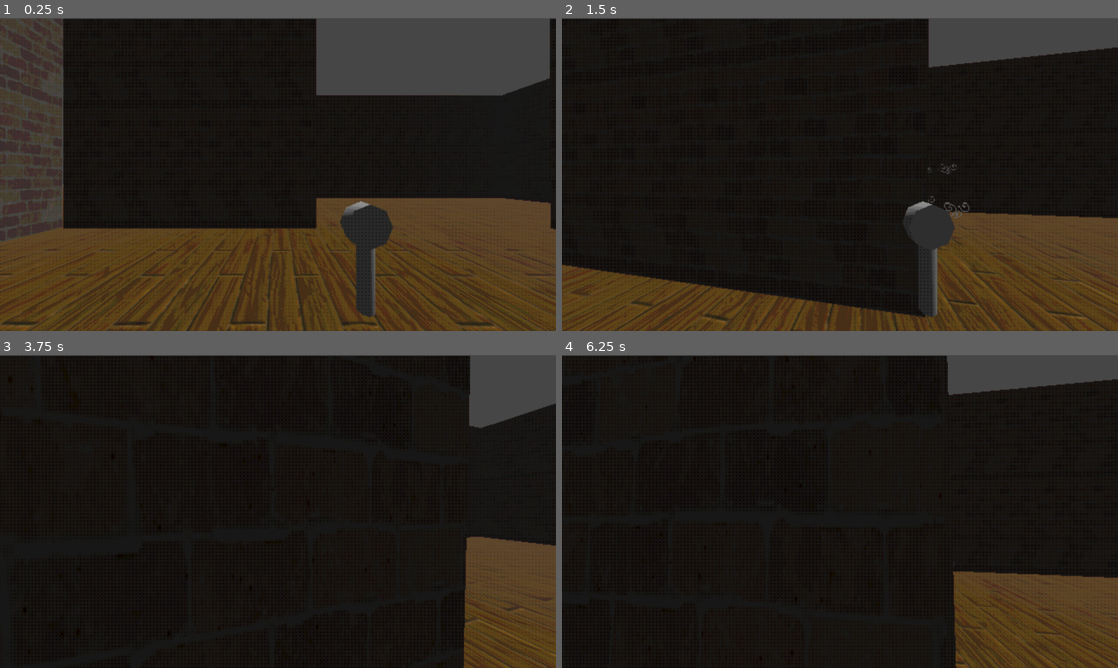
Above: before the commit, frames 1-4 (two rows, left to right).
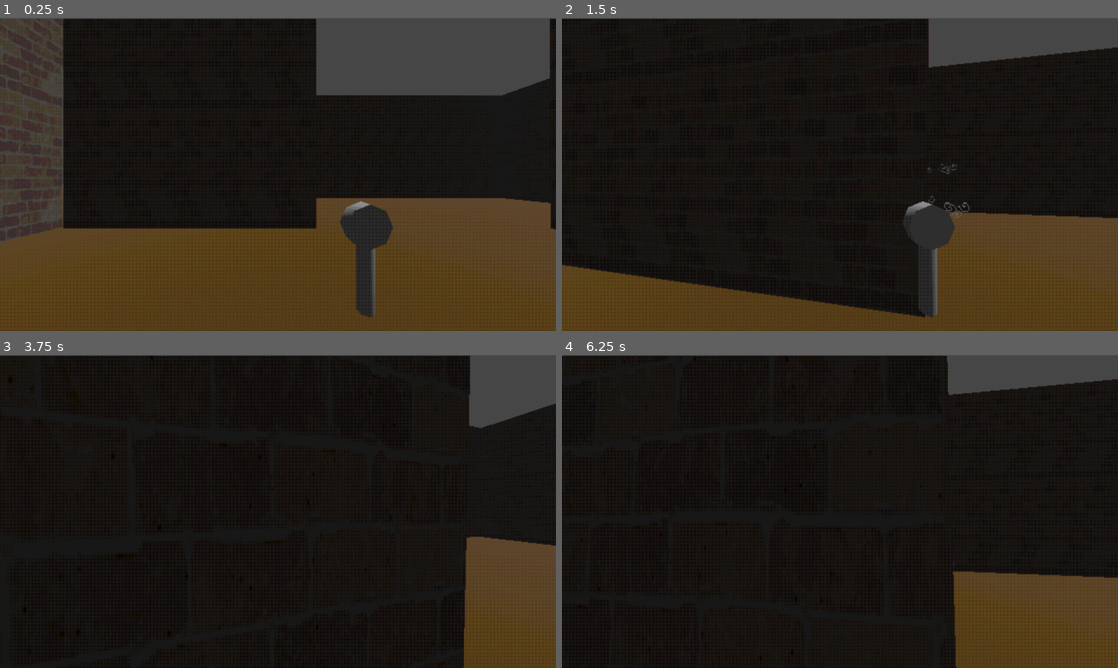
Above: after the commit, the same moments.

Repository: electrp/ggj25
Game: Godot game, scene res://levels/lvl_Room1.tscn
Same seed, same stepped clock (60 frames per second), same inputs: the game is played once before the commit and once after it. This scene is started directly instead of the project's main scene.
Inputs (mouse positions are in pixels of both pictures, inside the frame that each line leads up to):
- Up to frame 1 (0.25 s): no input
- Up to frame 2 (1.5 s): move the mouse to (867, 174) at 0.52 s; press the mouse at (867, 174) at 0.53 s; hold Up (ui_up) from 0.53 s (still down); tap Space (ui_accept) at 0.77 s; tap E (Interact, bound only before the commit) at 0.8, 1.35 s; move the mouse to (812, 174) at 1.27 s; release the mouse at (812, 174) at 1.28 s
- Up to frame 3 (3.75 s): keep holding Up (ui_up); tap Space (ui_accept) at 1.52, 3.02 s; click (250, 511) at 1.55 s; move the mouse to (289, 505) at 2.02 s; press the mouse at (289, 505) at 2.03 s; tap E (Interact, bound only before the commit) at 2.3, 2.85 s; tap Enter at 2.75 s; move the mouse to (272, 517) at 2.77 s; release the mouse at (272, 517) at 2.78 s; click (272, 517) at 3.05 s; move the mouse to (316, 514) at 3.52 s; press the mouse at (316, 514) at 3.53 s
- Up to frame 4 (6.25 s): tap Space (ui_accept) at 3.77, 4.25, 4.52, 5.75, 6.02 s; tap E (Interact, bound only before the commit) at 3.8, 4.35, 5.3, 5.85 s; move the mouse to (795, 508) at 4.27 s; release the mouse at (795, 508) at 4.28 s; click (795, 508) at 4.55 s; move the mouse to (845, 511) at 5.02 s; press the mouse at (845, 511) at 5.03 s; move the mouse to (817, 505) at 5.77 s; release Up (ui_up) at 5.78 s; release the mouse at (817, 505) at 5.78 s; hold Right (ui_right) from 5.78 s (still down); click (817, 505) at 6.05 s

The runs differ from the first frame. In frame 1, 0.7% of the frame differs, in the area x 0-99%, y 74-100%; in frame 2, 0.4%; in frame 3, less than 0.1%; in frame 4, less than 0.1%.

Commit message:
BALL

Diff:
--- a/ggj25/assets/materials/mat_Floor.tres
+++ b/ggj25/assets/materials/mat_Floor.tres
@@ -6,3 +6,4 @@
 albedo_texture = ExtResource("1_jrp6g")
 uv1_scale = Vector3(15, 15, 15)
 uv1_triplanar = true
+uv1_world_triplanar = true
--- a/ggj25/prefabs/pf_Bubble.tscn
+++ b/ggj25/prefabs/pf_Bubble.tscn
@@ -26,9 +26,12 @@
 		pass # Replace with function body.
 
 func _physics_process(delta: float) -> void:
-	var collision = move_and_collide(linear_velocity * delta)
-	if bubble_entered and collision:
-		linear_velocity = linear_velocity.bounce(collision.get_normal())
+	var collision = move_and_collide(linear_velocity * delta,false, 0.001, false, 4)
+	if collision:
+		if !(collision.get_collider() as Node3D).is_in_group(\"poppable\") :
+			linear_velocity = linear_velocity.bounce(collision.get_normal())
+		else:
+			self.queue_free()
 
 "
 
--- a/ggj25/project.godot
+++ b/ggj25/project.godot
@@ -97,18 +97,13 @@
 , Object(InputEventKey,"resource_local_to_scene":false,"resource_name":"","device":-1,"window_id":0,"alt_pressed":false …(186 unchanged characters)…
 ]
 }
-Activate={
-"deadzone": 0.5,
-"events": [Object(InputEventMouseButton,"resource_local_to_scene":false,"resource_name":"","device":-1,"window_id":0,"alt_pressed":false,"shift_pressed":false,"ctrl_pressed":false,"meta_pressed":false,"button_mask":1,"position":Vector2(239, 9),"global_position":Vector2(248, 55),"factor":1.0,"button_index":1,"canceled":false,"pressed":true,"double_click":false,"script":null)
-]
-}
 ClA={
 "deadzone": 0.5,
 "events": []
 }
-Interact={
+Activate={
 "deadzone": 0.5,
-"events": [Object(InputEventKey,"resource_local_to_scene":false,"resource_name":"","device":-1,"window_id":0,"alt_pressed":false,"shift_pressed":false,"ctrl_pressed":false,"meta_pressed":false,"pressed":false,"keycode":0,"physical_keycode":69,"key_label":0,"unicode":101,"location":0,"echo":false,"script":null)
+"events": [Object(InputEventMouseButton,"resource_local_to_scene":false,"resource_name":"","device":-1,"window_id":0,"alt_pressed":false,"shift_pressed":false,"ctrl_pressed":false,"meta_pressed":false,"button_mask":1,"position":Vector2(239, 9),"global_position":Vector2(248, 55),"factor":1.0,"button_index":1,"canceled":false,"pressed":true,"double_click":false,"script":null)
 ]
 }
 
